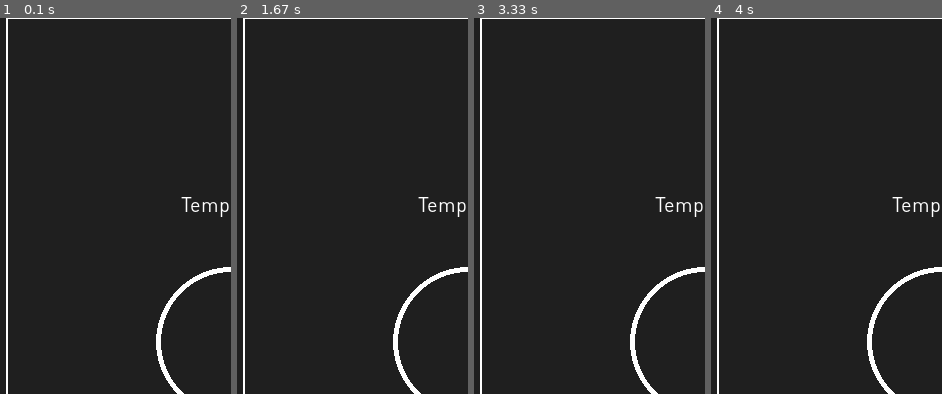
Above: before the commit, frames 1-4 (left to right).
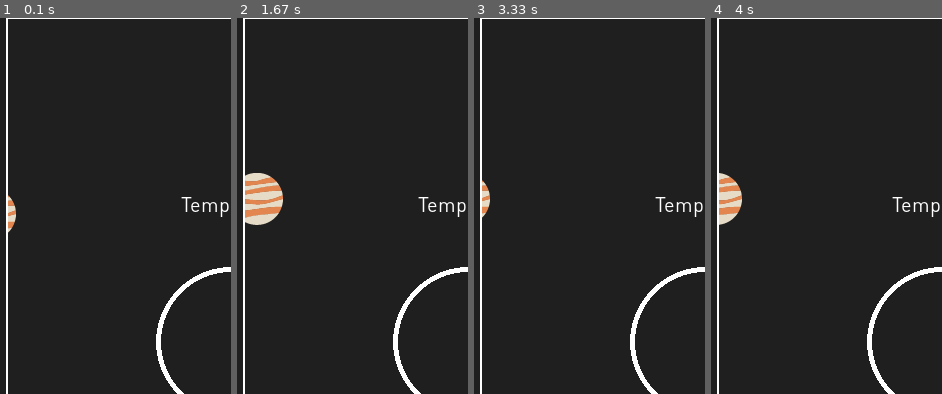
Above: after the commit, the same moments.

Repository: selenazhen/planetParasite
Game: pygame game, started from Game.py
Same seed, same stepped clock (60 frames per second), same inputs: the game is played once before the commit and once after it.
Inputs:
- Up to frame 1 (0.1 s): no input
- Up to frame 2 (1.67 s): hold Right 0.33-0.8 s; hold Up 0.83-1.13 s; hold Right 1.17-1.63 s
- Up to frame 3 (3.33 s): hold Left 1.67-2.2 s; hold Down 2.23-2.53 s; hold Left 2.57-2.97 s; hold Up from 3 s (still down)
- Up to frame 4 (4 s): release Up at 3.37 s; hold Right from 3.4 s (still down)
The pictures show only the part of the screen within x 0-50%, y 7-57%; the shares and areas given below are measured in that part.

The runs differ from the first frame. In frame 1, 0.3% of the frame differs, in the area x 3-7%, y 47-58%; in frame 2, 2.0%, in the area x 3-20%, y 41-56%; in frame 3, 0.3%; in frame 4, 1.1%.

Commit message:
moving planets in gamepy

Diff:
--- a/Game.py
+++ b/Game.py
@@ -1,6 +1,6 @@
 import pygame
 from pygamegame import PygameGame
-from Planet import Planet, planetCoordsX,planetCoordsY
+from Planet import Planet
 import random
 
 
@@ -16,7 +16,10 @@
 
 class Game(PygameGame):
     def init(self):
-        Planet.init()
+        planet1 = Planet(random.randrange(0,self.width),random.randrange(0,self.height))
+        planet2 = Planet(random.randrange(0,self.width),random.randrange(0,self.height))
+        self.planetGroup = pygame.sprite.Group()
+        self.planetGroup.add((planet1, planet2))
 
         pass
 
@@ -39,6 +42,7 @@
         pygame.draw.circle(screen, WHITE,(self.parasiteX,self.parasiteY),
                             m, 5) #testing circle
 
+        self.planetGroup.draw(screen)
 
         pygame.draw.rect(screen, CHARCOAL,(0, 0, w, m)) #border top rect
         pygame.draw.rect(screen, CHARCOAL,(0, 0, m, h)) #border bottom rect
--- a/Planet.py
+++ b/Planet.py
@@ -15,55 +15,14 @@
 WHITE = (255,255,255)
 BLACK = (0,0,0)
 
-class Planet(GameObject):
-    @staticmethod
-    def init():
-        image = pygame.image.load('img/planet1.png').convert_alpha()
-        # rows, cols = 4, 4
-        # width, height = image.get_size()
-        # cellWidth, cellHeight = width / cols, height / rows
-        Planet.images = []
-        Planet.images.append(image)
-        # for i in range(rows):
-        #     for j in range(cols):
-        #         subImage = image.subsurface(
-        #             (i * cellWidth, j * cellHeight, cellWidth, cellHeight))
-        #         Planet.images.append(subImage)
+class Planet(pygame.sprite.Sprite):
 
-    # minSize = 1
-    # maxSize = 1
-    # maxSpeed = 5
-
-    def __init__(self, x, y):
-        # if level is None:
-            # level = random.randint(Planet.minSize, Planet.maxSize)
-        # self.level = level
-        # factor = self.level / Planet.maxSize
-        image = random.choice(Planet.images)
-        # w, h = image.get_size()
-        # image = pygame.transform.scale(image, (int(w * factor), int(h * factor)))
-        super(Planet, self).__init__(x, y, image)
-        # self.angleSpeed = random.randint(-10, 10)
-        # vx = random.randint(-Planet.maxSpeed, Planet.maxSpeed)
-        # vy = random.randint(-Planet.maxSpeed, Planet.maxSpeed)
-        # self.velocity = vx, vy
-
-    # def update(self, screenWidth, screenHeight):
-    #     self.angle += self.angleSpeed
-    #     super(Planet, self).update(screenWidth, screenHeight)
-
-    # def breakApart(self):
-    #     if self.level == Planet.minSize:
-    #         return []
-    #     else:
-    #         return [Planet(self.x, self.y, self.level - 1),
-    #                 Planet(self.x, self.y, self.level - 1)]
-
-
-def planetCoordsX(): #make a random planet and random size
-    x = random.randrange(planetSize, screenWidth - planetSize)
-    return x
-
-def planetCoordsY():
-    y = random.randrange(planetSize, screenHeight - planetSize)
-    return y
+    def __init__(self, xPosition, yPosition):
+        pygame.sprite.Sprite.__init__(self)
+        self.image = pygame.image.load('img/planet1.png').convert_alpha()
+        self.rect = self.image.get_rect()
+        self.rect.centerx = xPosition
+        self.rect.centery = yPosition
+    def move(self, xMove,yMove):
+        self.rect.centerx = self.rect.centerx + xMove
+        self.rect.centery = self.rect.centery + yMove
--- a/pygamegame.py
+++ b/pygamegame.py
@@ -55,6 +55,7 @@
         self.frameCount = 0
         self.frameRate = 60
         self.startTime = 90
+        self.speed = 15
         pygame.init()
 
     def run(self):
@@ -76,17 +77,22 @@
 
         while playing:
             for event in pygame.event.get():
+                if event.type == pygame.QUIT:
+                    pygame.quit()
+                    raise SystemExit
                 if (event.type == pygame.KEYDOWN) and (event.key == K_LEFT):
-                    print ('left')
+                    for planet in self.planetGroup:
+                        planet.move(-self.speed,0)
                 if (event.type == pygame.KEYDOWN) and (event.key == K_RIGHT):
-                    print ('right')
+                    for planet in self.planetGroup:
+                        planet.move(self.speed,0)
                 if (event.type == pygame.KEYDOWN) and (event.key == K_UP):
-                    print ('up')
+                    for planet in self.planetGroup:
+                        planet.move(0,-self.speed)
                 if (event.type == pygame.KEYDOWN) and (event.key == K_DOWN):
-                    print ('down')
+                    for planet in self.planetGroup:
+                        planet.move(0,self.speed)
                 if (event.type == pygame.KEYDOWN) and (event.key == K_ESCAPE):
-                    playing = False
-                if event.type == pygame.QUIT:
                     playing = False
 
             screen.fill(CHARCOAL)
